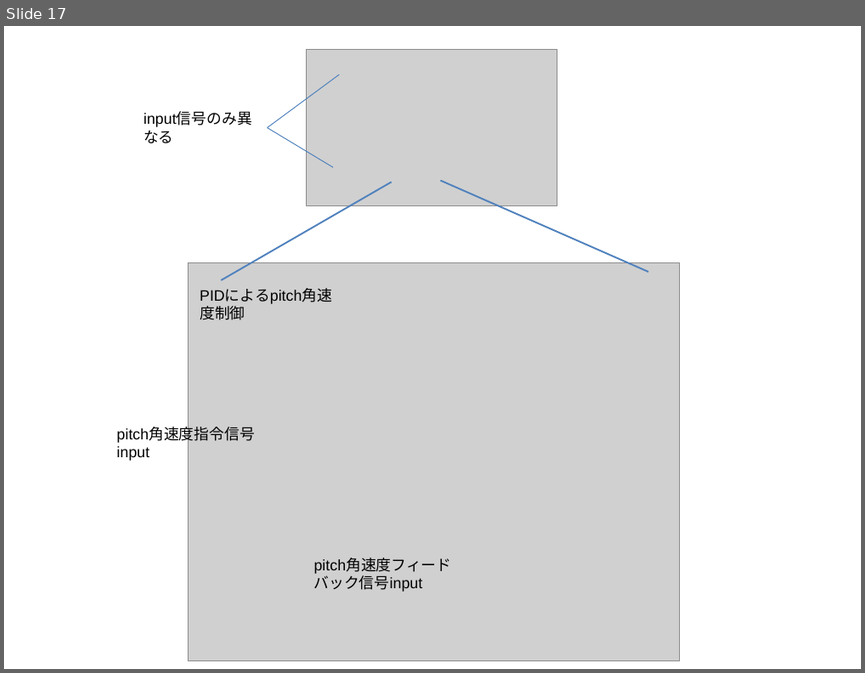
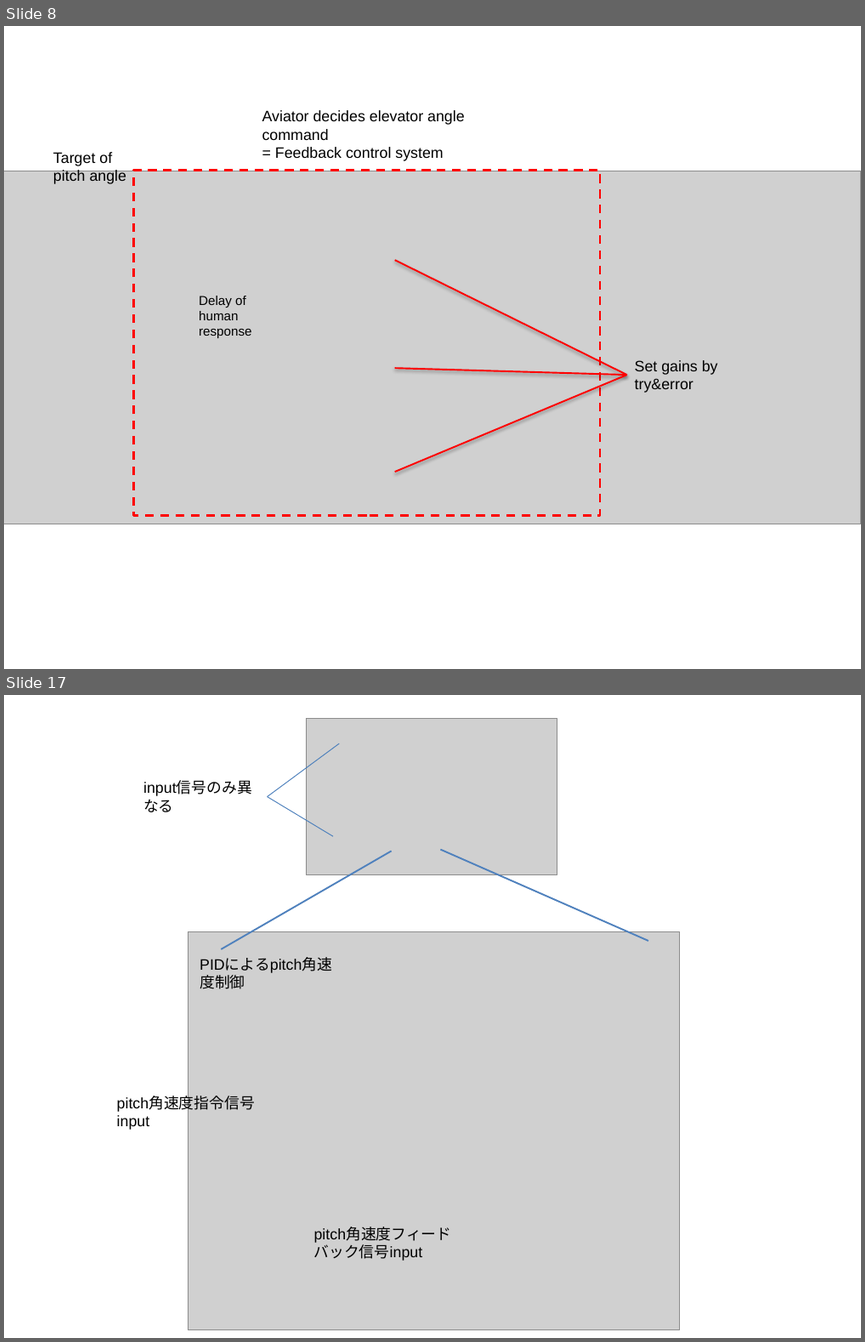
Before and after one commit to zeta-plusplus/SystemModels, a slide deck: figs/makeFig.pptx. Shown one above the other, each under a label of ours: slide 17 before the commit, slides 8 and 17 after it; the slides between them are not shown. The pictures are 865x673 and 865x1342 pixels, drawn with LibreOffice and Linux fonts; fonts in the diff are those of the drawing; grey boxes stand for pictures. Boxes give left, top, right and bottom in pixels: in the first picture for what was removed or moved away, otherwise in the second. Text is boxed around its words. In the diff, an @@ line names an element or a change of style, - is before the commit and + after.

```diff
--- a/figs/makeFig.pptx
+++ b/figs/makeFig.pptx
@@ slide 8 added at <box>4,26,861,669</box>, background #FFFFFF @@
@@ text added at <box>262,110,465,161</box>, 14 pt, text #000000 @@
+Aviator decides elevator angle command
+= Feedback control system
@@ text added at <box>53,152,127,184</box>, 14 pt, text #000000 @@
+Target of pitch angle
@@ picture added at <box>4,170,861,524</box> @@
@@ rectangle added at <box>134,170,601,515</box>, outline #FF0000 2 pt dashed @@
@@ line added from (395, 260) to (627, 374), #FF0000 1.5 pt @@
@@ text added at <box>199,295,252,338</box>, 12 pt, text #000000 @@
+Delay of human response
@@ line added from (395, 368) to (627, 374), #FF0000 1.5 pt @@
@@ line added from (395, 471) to (627, 374), #FF0000 1.5 pt @@
@@ text added at <box>635,360,718,392</box>, 14 pt, text #000000 @@
+Set gains by try&error
```
Also in this commit, not shown: 5 slides changed, 3 other slides added, 4 slides removed, 5 other files.
